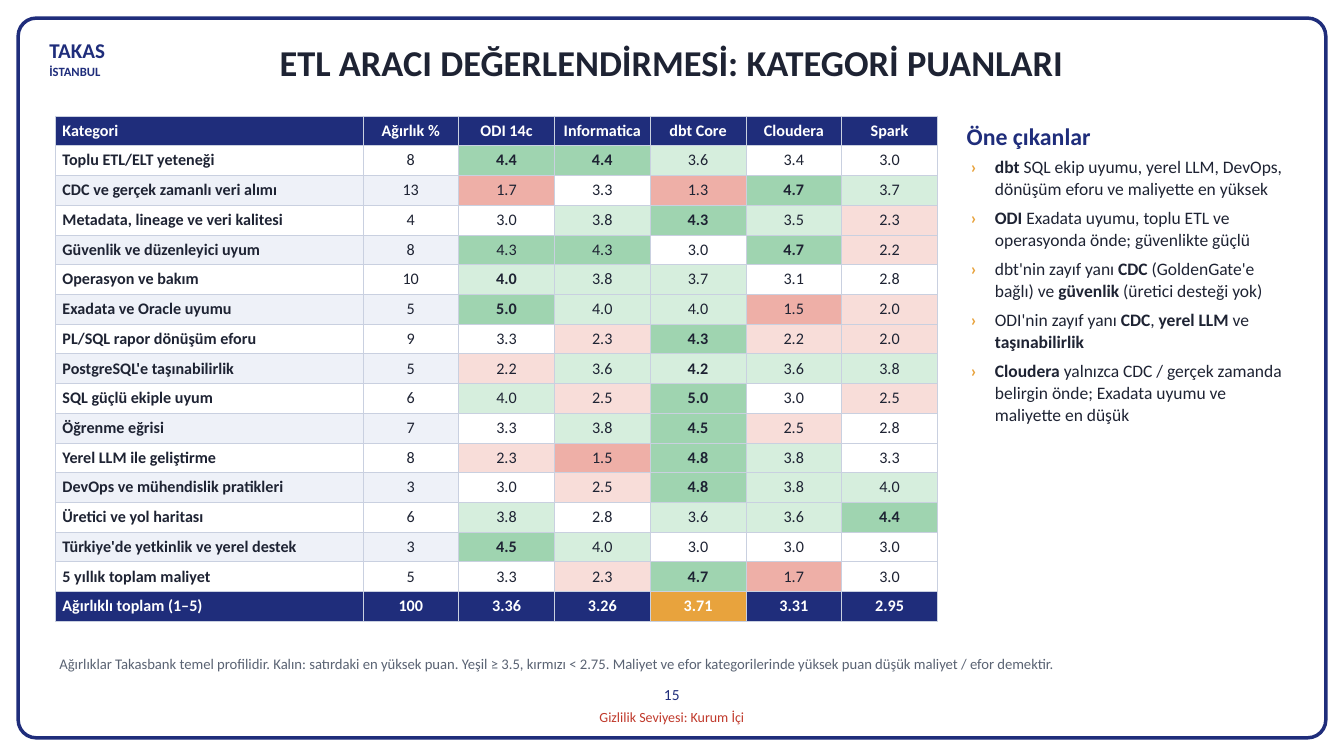
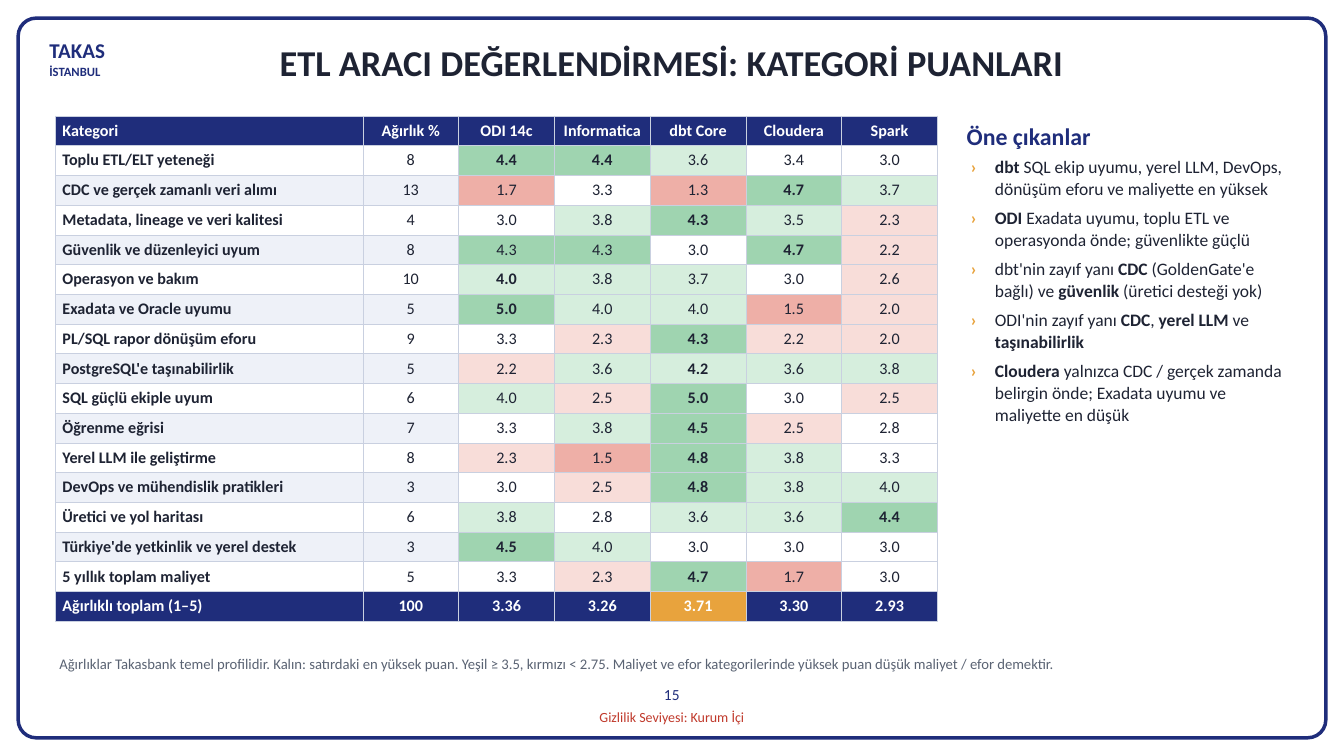
Before and after one commit to hanifidemirel0/Cursor-Projects, a slide deck: slide 15 of outputs/dwh-sunum-kasim-2026/5 - DWHSunum_Kasim2026.pptx. Drawn at 1344x756 pixels with LibreOffice and Linux fonts; fonts in the diff are those of the drawing. Boxes give left, top, right and bottom in pixels: in the first picture for what was removed or moved away, otherwise in the second. Text is boxed around its words. In the diff, an @@ line names an element or a change of style, - is before the commit and + after.

```diff
--- a/outputs/dwh-sunum-kasim-2026/5 - DWHSunum_Kasim2026.pptx
+++ b/outputs/dwh-sunum-kasim-2026/5 - DWHSunum_Kasim2026.pptx
@@ table at box(55, 116, 938, 621) @@
-row 6, column 6: 3.1
+row 6, column 6: 3.0
-row 6, column 7: 2.8
+row 6, column 7: 2.6
-row 17, column 6: 3.31
+row 17, column 6: 3.30
-row 17, column 7: 2.95
+row 17, column 7: 2.93
@@ fill #FFFFFF to #F8DDD9 in row 6, column 7 @@
```
Also in this commit, not shown: 2 other slides changed, 4 other files.
